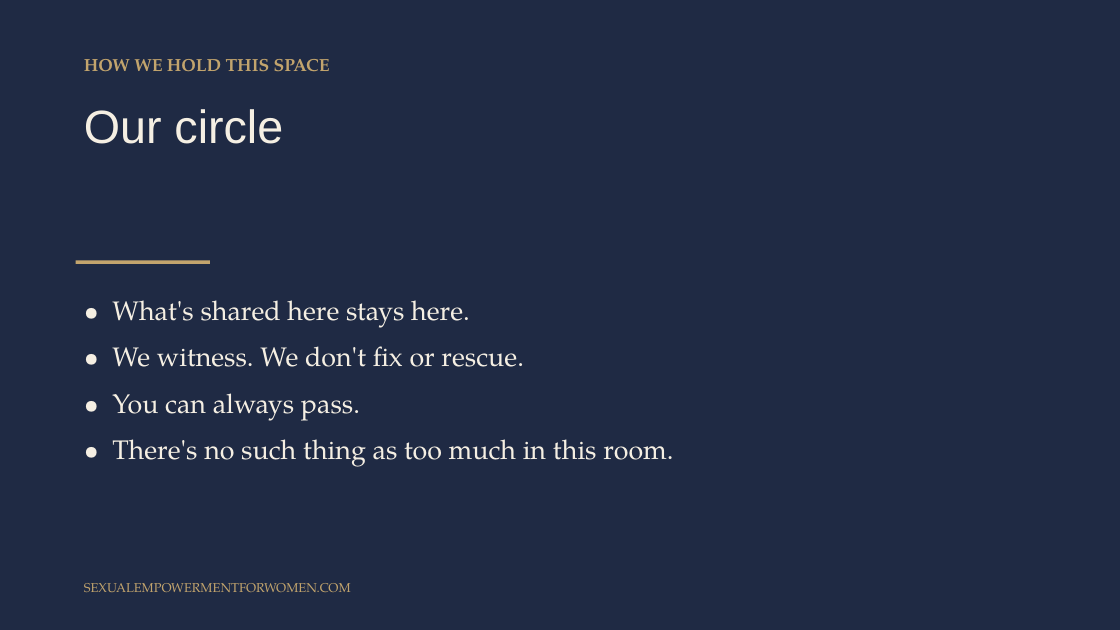
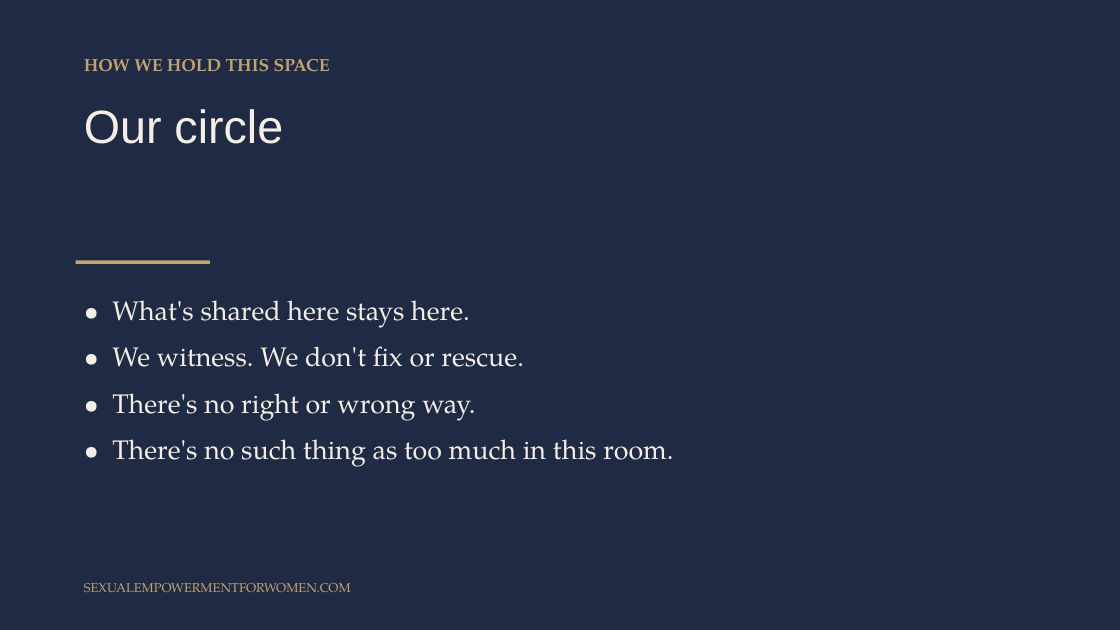
Before and after one commit to tarisha-starr/GitHub-folder, a slide deck: slide 3 of content/sessions/slides/Session-1-Coming-Home-to-Yourself.pptx. Drawn at 1120x630 pixels with LibreOffice and Linux fonts; fonts in the diff are those of the drawing. Boxes give left, top, right and bottom in pixels: in the first picture for what was removed or moved away, otherwise in the second. Text is boxed around its words. In the diff, an @@ line names an element or a change of style, - is before the commit and + after.

```diff
--- a/content/sessions/slides/Session-1-Coming-Home-to-Yourself.pptx
+++ b/content/sessions/slides/Session-1-Coming-Home-to-Yourself.pptx
@@ text at (x1=112, y1=393, x2=475, y2=421): text changed @@
-• You can always pass.
+• There's no right or wrong way.
```
Also in this commit, not shown: 15 other slides changed, 2 other files.
